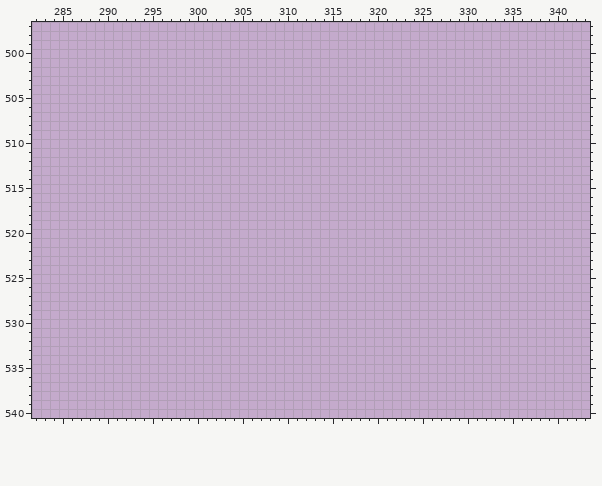
Pixel-art file -- Assets/Tilesets/Grass Lands/GrassLandsOutdoorObjects.aseprite. That is the earlier state.
576x552 pixels, 1 frame. Shown: x 282..343, y 497..540.
The result:
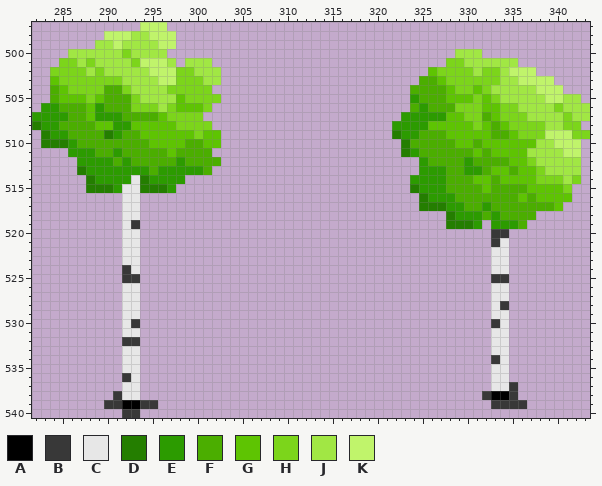
Palette (. is transparent): A #000000  B #383838  C #e7e7e7  D #247e00  E #2c9b00  F #4bae00  G #5ec402  H #7cd51b  J #a1e744  K #c0f46b
The edit:
Layer "Trees":
y 497: x 294..296 ... -> KKK
y 498: x 290..297 ........ -> KKKJJKKK
y 499: x 289..297 ......... -> JJKJJJJKK
y 500: x 286..296 ........... -> JJJJJJHJJJJ; x 329..331 ... -> JJJ
y 501: x 285..297 ............. -> HHJHJJJJHKKKJ; x 299..301 ... -> JJJ; x 328..335 ........ -> HHJJJJJJ
y 502: x 284..302 ................... -> HHHHJHJJJJJKKKHHJJJ; x 326..337 ............ -> GHHHHJHHJKKK
y 503: x 284..302 ................... -> GHHHHHHHJJJJKKHHHJJ; x 325..339 ............... -> FFGHHHHHHJJKKKK
y 504: x 284..301 .................. -> FGHHHHFFHJJJJHHHHH; x 324..340 ................. -> FFFFGHHGHJJJJJKKK
y 505: x 284..302 ................... -> FGGGHGFFFHJJJJGHHHH; x 324..342 ................... -> EFFFGGGHGHJJJJJKKJJ
y 506: x 283..301 ................... -> EEFFFGEFFFHHHJHGGGH; x 324..343 .................... -> FEFFFHHHGGHHJJJJHJJJ
y 507: x 282..300 ................... -> EEEEFFGEEEFFFFGHHHH; x 323..343 ..................... -> EEEEEGGHHFGHHHJJJJHJJ
y 508: x 282..301 .................... -> DEEFFFFGGEEGGGGGHHHH; x 322..342 ..................... -> EEEEGGGGGHGFGHHHHJJHH
y 509: x 283..302 .................... -> DEEFFFFDEFFGGGGGGHGG; x 322..343 ...................... -> DEEFFFGGGGGFFGHHHKKKHH
y 510: x 283..302 .................... -> DDDEFFFFFFFFGGGGFFGG; x 323..342 .................... -> DFFFFFGGFGGGGGGJJKKK
y 511: x 286..301 ................ -> EEEFFEFFFFFGFFFF; x 323..342 .................... -> DEFFFFFFGFGGGGJJJJKK
y 512: x 287..302 ................ -> EEEEFEFFFFFEFFFF; x 325..342 .................. -> EFFFFEFFFFGGHJJJJJ
y 513: x 287..301 ............... -> DEEEEEEEFEEEEEF; x 325..342 .................. -> EEEFFEEFGGFGGHJJJJ
y 514: x 288..298 ........... -> DEEEECDEEEE; x 324..342 ................... -> EEEEFFFGGFGGGGHHHJH
y 515: x 288..297 .......... -> DDDECCDDDE; x 324..341 .................. -> DEEEFFFFGFFFFGGGGH
y 516: x 292..293 .. -> CC; x 325..341 ................. -> DEEEFFFFFFFGFGGGG
y 517: x 292..293 .. -> CC; x 325..340 ................ -> DDDEEFFEFFFFFFFG
y 518: x 292..293 .. -> CC; x 328..337 .......... -> DEEEFEFFFF
y 519: x 292..293 .. -> CB; x 328..331 .... -> DDDE; x 333..336 .... -> EEEF
y 520: x 292..293 .. -> CC; x 333..334 .. -> BB
y 521: x 292..293 .. -> CC; x 333..334 .. -> BC
y 522..523: x 292..293 .. -> CC; x 333..334 .. -> CC
y 524: x 292..293 .. -> BC; x 333..334 .. -> CC
y 525: x 292..293 .. -> BB; x 333..334 .. -> BB
y 526..527: x 292..293 .. -> CC; x 333..334 .. -> CC
y 528: x 292..293 .. -> CC; x 333..334 .. -> CB
y 529: x 292..293 .. -> CC; x 333..334 .. -> CC
y 530: x 292..293 .. -> CB; x 333..334 .. -> BC
y 531: x 292..293 .. -> CC; x 333..334 .. -> CC
y 532: x 292..293 .. -> BB; x 333..334 .. -> CC
y 533: x 292..293 .. -> CC; x 333..334 .. -> CC
y 534: x 292..293 .. -> CC; x 333..334 .. -> BC
y 535: x 292..293 .. -> CC; x 333..334 .. -> CC
y 536: x 292..293 .. -> BC; x 333..334 .. -> CC
y 537: x 292..293 .. -> CC; x 333..335 ... -> CCB
y 538: x 291..293 ... -> BCC; x 332..335 .... -> BAAB
y 539: x 290..295 ...... -> BBAABB; x 333..336 .... -> BBBB
y 540: x 292..293 .. -> BB
Boxes around the changes in both pictures, in picture pixels (x1, y1, x2, y2):
added: (32, 22, 221, 418)
added: (392, 49, 590, 409)
